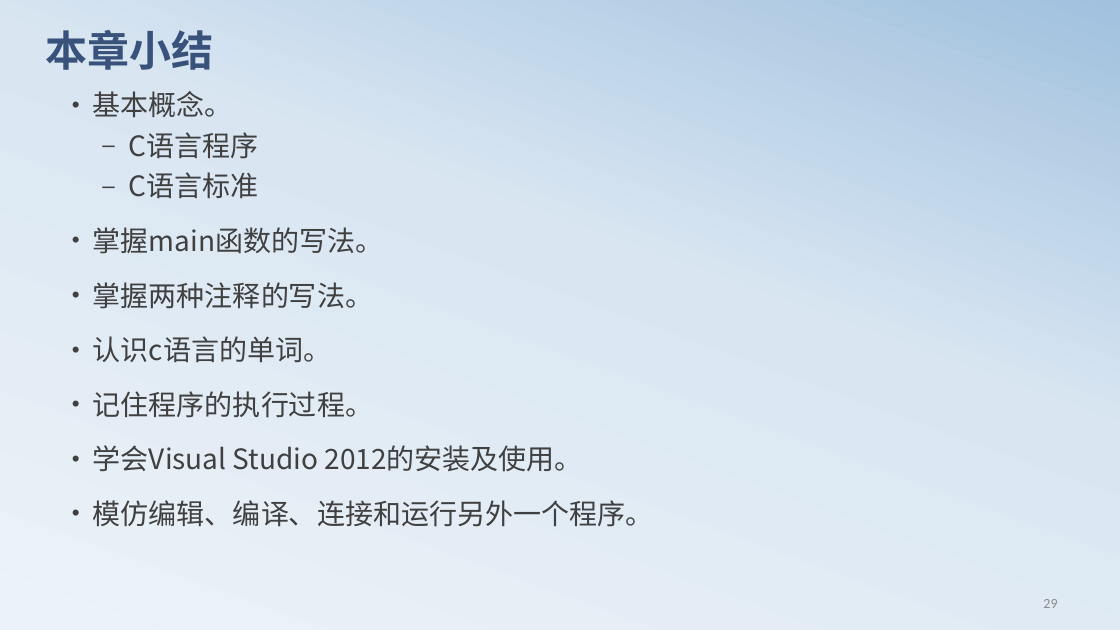
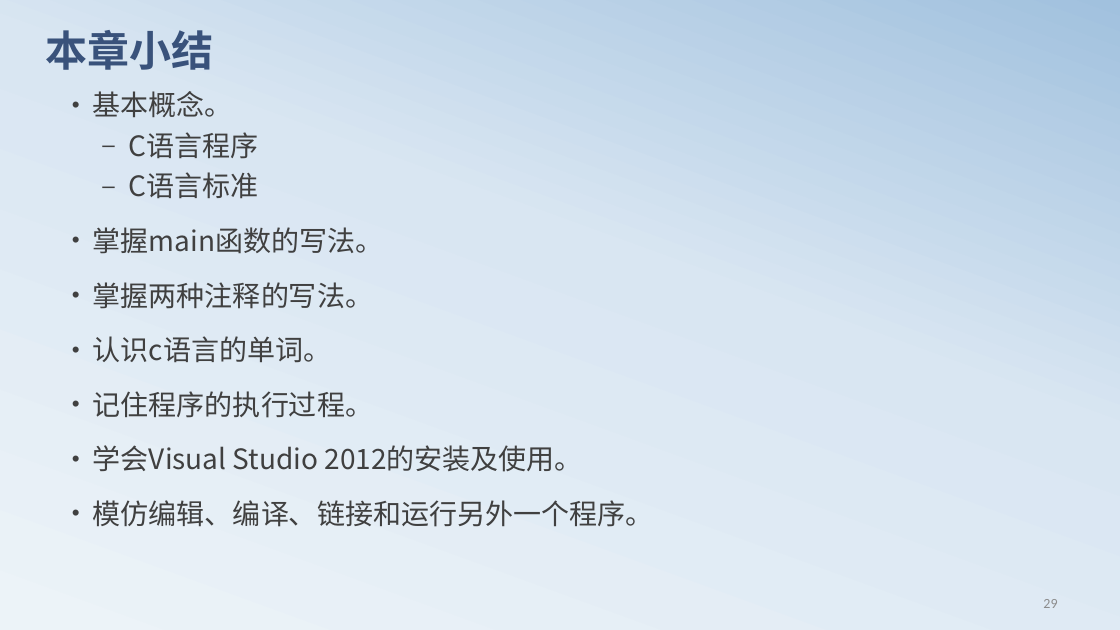
Before and after one commit to edu2act/course-C, a slide deck: slide 30 of materials/slides/chapt01.pptx. Drawn at 1120x630 pixels with LibreOffice and Linux fonts; fonts in the diff are those of the drawing. Boxes give left, top, right and bottom in pixels: in the first picture for what was removed or moved away, otherwise in the second. Text is boxed around its words. In the diff, an @@ line names an element or a change of style, - is before the commit and + after.

```diff
--- a/materials/slides/chapt01.pptx
+++ b/materials/slides/chapt01.pptx
@@ text at box(93, 500, 653, 527): text changed @@
-• 模仿编辑、编译、连接和运行另外一个程序。
+• 模仿编辑、编译、链接和运行另外一个程序。
```
Also in this commit, not shown: 9 other slides changed, 3 other files.
